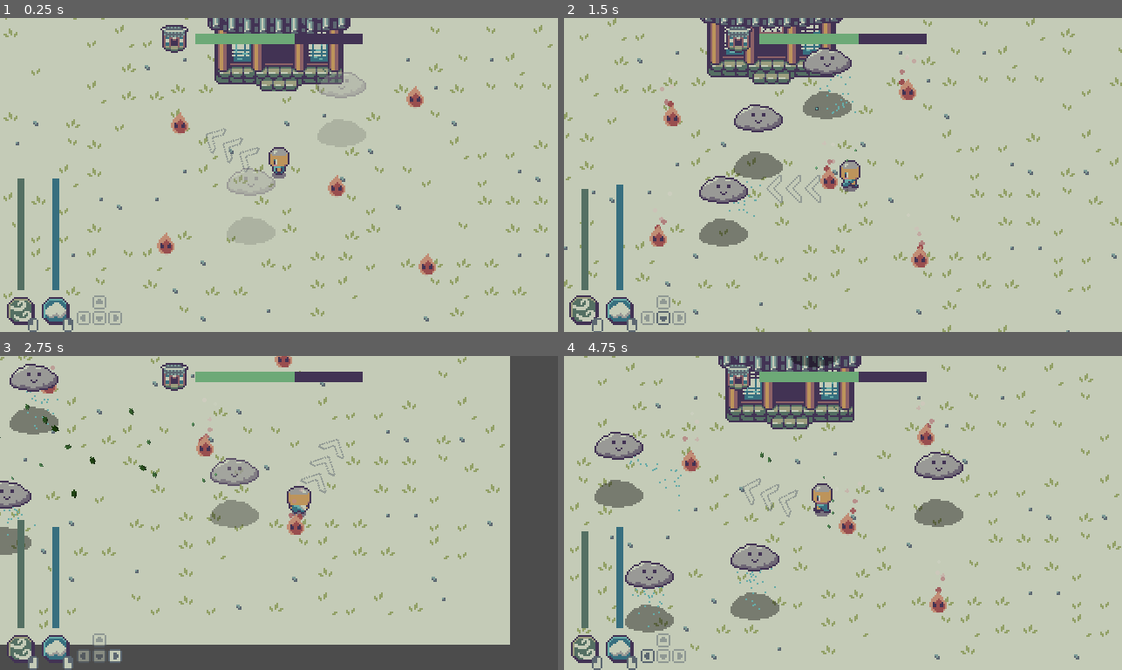
Above: before the commit, frames 1-4 (two rows, left to right).
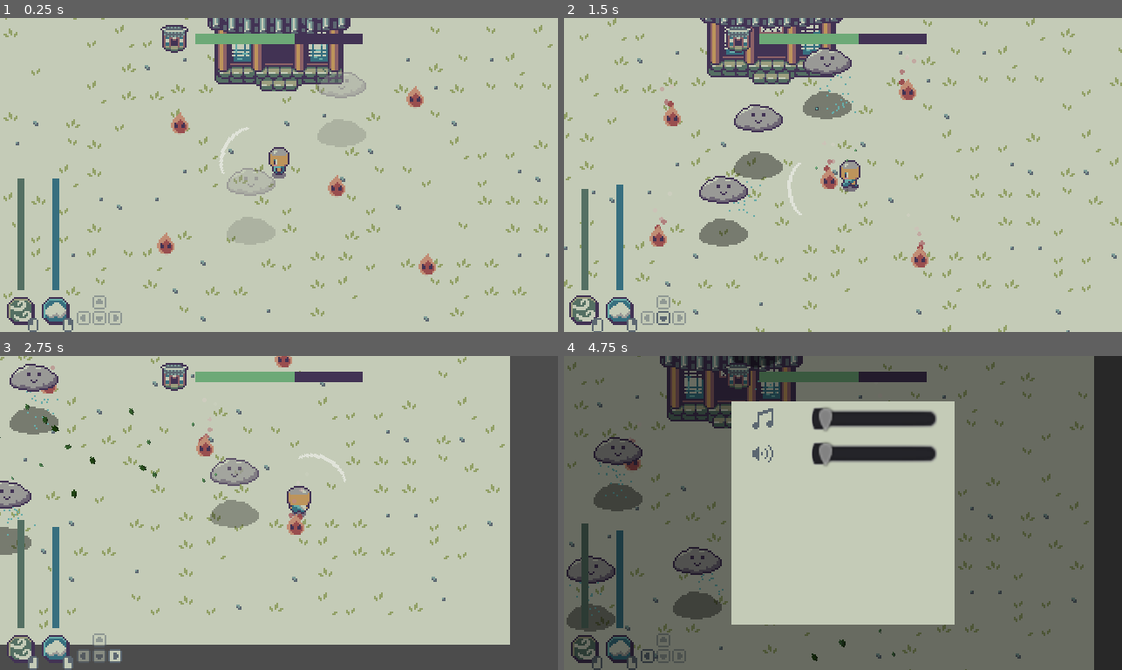
Above: after the commit, the same moments.

Repository: Boyquotes/cloud-keeper
Game: Godot game, scene res://Main.tscn
Two runs of this game, one before a commit and one after it. Both use one fixed random seed, a clock stepped at 60 frames per second and the inputs below.
Inputs (mouse positions are in pixels of both pictures, inside the frame that each line leads up to):
- Up to frame 1 (0.25 s): no input
- Up to frame 2 (1.5 s): move the mouse to (965, 159) at 0.52 s; hold D (move_right) 0.53-1.28 s; tap Space (spawn_cloud) at 0.6 s; move the mouse to (731, 190) at 1.27 s; hold S (move_down) from 1.28 s (still down); click (731, 190) at 1.35 s
- Up to frame 3 (2.75 s): move the mouse to (334, 443) at 2.02 s; release S (move_down) at 2.03 s; hold D (move_right) from 2.03 s (still down); tap Space (spawn_cloud) at 2.1 s
- Up to frame 4 (4.75 s): move the mouse to (815, 575) at 2.77 s; release D (move_right) at 2.78 s; hold W (move_up) 2.78-3.53 s; click (815, 575) at 2.85 s; move the mouse to (1010, 560) at 3.52 s; hold A (move_left) from 3.53 s (still down); tap Space (spawn_cloud) at 3.6 s; tap Escape (pause, bound only after the commit) at 4.15 s; move the mouse to (675, 465) at 4.27 s; click (675, 465) at 4.35 s

The runs differ from the first frame. In frame 1, 0.3% of the frame differs, in the area x 36-47%, y 34-50%; in frame 2, 0.3%; in frame 3, 0.3%; in frame 4, 78%, in the area x 0-100%, y 0-100%.

Commit message:
Added SettingsMenu

Diff:
--- a/src/global/AudioManager.tscn
+++ b/src/global/AudioManager.tscn
@@ -6,6 +6,7 @@
 [ext_resource path="res://assets/audio/sfx/wind.wav" type="AudioStream" id=4]
 
 [node name="AudioManager" type="Node"]
+pause_mode = 2
 script = ExtResource( 1 )
 
 [node name="CloudSfx" parent="." instance=ExtResource( 2 )]
--- a/src/project.godot
+++ b/src/project.godot
@@ -114,6 +114,11 @@
 "events": [ Object(InputEventMouseButton,"resource_local_to_scene":false,"resource_name":"","device":0,"alt":false,"shi …(212 unchanged characters)…
  ]
 }
+pause={
+"deadzone": 0.5,
+"events": [ Object(InputEventKey,"resource_local_to_scene":false,"resource_name":"","device":0,"alt":false,"shift":false,"control":false,"meta":false,"command":false,"pressed":false,"scancode":16777217,"physical_scancode":0,"unicode":0,"echo":false,"script":null)
+ ]
+}
 
 [layer_names]
 
--- a/src/ui/UI.tscn
+++ b/src/ui/UI.tscn
@@ -1,9 +1,12 @@
-[gd_scene load_steps=3 format=2]
+[gd_scene load_steps=4 format=2]
 
 [ext_resource path="res://ui/UI.gd" type="Script" id=1]
 [ext_resource path="res://ui/HUD.tscn" type="PackedScene" id=2]
+[ext_resource path="res://ui/settings/SettingsMenu.tscn" type="PackedScene" id=3]
 
 [node name="UI" type="CanvasLayer"]
 script = ExtResource( 1 )
 
 [node name="HUD" parent="." instance=ExtResource( 2 )]
+
+[node name="SettingsMenu" parent="." instance=ExtResource( 3 )]
--- /dev/null
+++ b/src/ui/settings/SettingsMenu.gd
@@ -0,0 +1,9 @@
+extends Control
+
+func _ready():
+	hide()
+
+func _process(delta: float) -> void:
+	if Input.is_action_just_pressed("pause"):
+		visible = !visible
+		get_tree().paused = visible
--- /dev/null
+++ b/src/ui/settings/SettingsMenu.tscn
@@ -0,0 +1,87 @@
+[gd_scene load_steps=6 format=2]
+
+[ext_resource path="res://ui/settings/SettingsMenu.gd" type="Script" id=1]
+[ext_resource path="res://ui/icons.png" type="Texture" id=2]
+
+[sub_resource type="StyleBoxFlat" id=2]
+bg_color = Color( 0.772549, 0.8, 0.721569, 1 )
+
+[sub_resource type="AtlasTexture" id=1]
+atlas = ExtResource( 2 )
+region = Rect2( 0, 32, 16, 16 )
+
+[sub_resource type="AtlasTexture" id=3]
+atlas = ExtResource( 2 )
+region = Rect2( 16, 32, 16, 16 )
+
+[node name="SettingsMenu" type="ColorRect"]
+pause_mode = 2
+anchor_right = 1.0
+anchor_bottom = 1.0
+color = Color( 0, 0, 0, 0.470588 )
+script = ExtResource( 1 )
+
+[node name="CenterContainer" type="CenterContainer" parent="."]
+anchor_right = 1.0
+anchor_bottom = 1.0
+
+[node name="Panel" type="PanelContainer" parent="CenterContainer"]
+margin_left = 96.0
+margin_top = 26.0
+margin_right = 224.0
+margin_bottom = 154.0
+rect_min_size = Vector2( 128, 128 )
+custom_styles/panel = SubResource( 2 )
+
+[node name="MarginContainer" type="MarginContainer" parent="CenterContainer/Panel"]
+margin_right = 128.0
+margin_bottom = 128.0
+custom_constants/margin_right = 2
+custom_constants/margin_top = 2
+custom_constants/margin_left = 2
+custom_constants/margin_bottom = 2
+
+[node name="VBoxContainer" type="VBoxContainer" parent="CenterContainer/Panel/MarginContainer"]
+margin_left = 2.0
+margin_top = 2.0
+margin_right = 126.0
+margin_bottom = 126.0
+
+[node name="HBoxContainer" type="HBoxContainer" parent="CenterContainer/Panel/MarginContainer/VBoxContainer"]
+margin_right = 124.0
+margin_bottom = 16.0
+
+[node name="TextureRect" type="TextureRect" parent="CenterContainer/Panel/MarginContainer/VBoxContainer/HBoxContainer"]
+margin_right = 32.0
+margin_bottom = 16.0
+rect_min_size = Vector2( 32, 0 )
+size_flags_horizontal = 8
+texture = SubResource( 1 )
+stretch_mode = 4
+
+[node name="HSlider" type="HSlider" parent="CenterContainer/Panel/MarginContainer/VBoxContainer/HBoxContainer"]
+margin_left = 44.0
+margin_right = 116.0
+margin_bottom = 16.0
+rect_min_size = Vector2( 72, 0 )
+size_flags_horizontal = 6
+
+[node name="HBoxContainer2" type="HBoxContainer" parent="CenterContainer/Panel/MarginContainer/VBoxContainer"]
+margin_top = 20.0
+margin_right = 124.0
+margin_bottom = 36.0
+
+[node name="TextureRect" type="TextureRect" parent="CenterContainer/Panel/MarginContainer/VBoxContainer/HBoxContainer2"]
+margin_right = 32.0
+margin_bottom = 16.0
+rect_min_size = Vector2( 32, 0 )
+size_flags_horizontal = 8
+texture = SubResource( 3 )
+stretch_mode = 4
+
+[node name="HSlider" type="HSlider" parent="CenterContainer/Panel/MarginContainer/VBoxContainer/HBoxContainer2"]
+margin_left = 44.0
+margin_right = 116.0
+margin_bottom = 16.0
+rect_min_size = Vector2( 72, 0 )
+size_flags_horizontal = 6
Binary file changed: src/scenes/player/wind_arrow.png
Binary file changed: src/ui/icons.png
